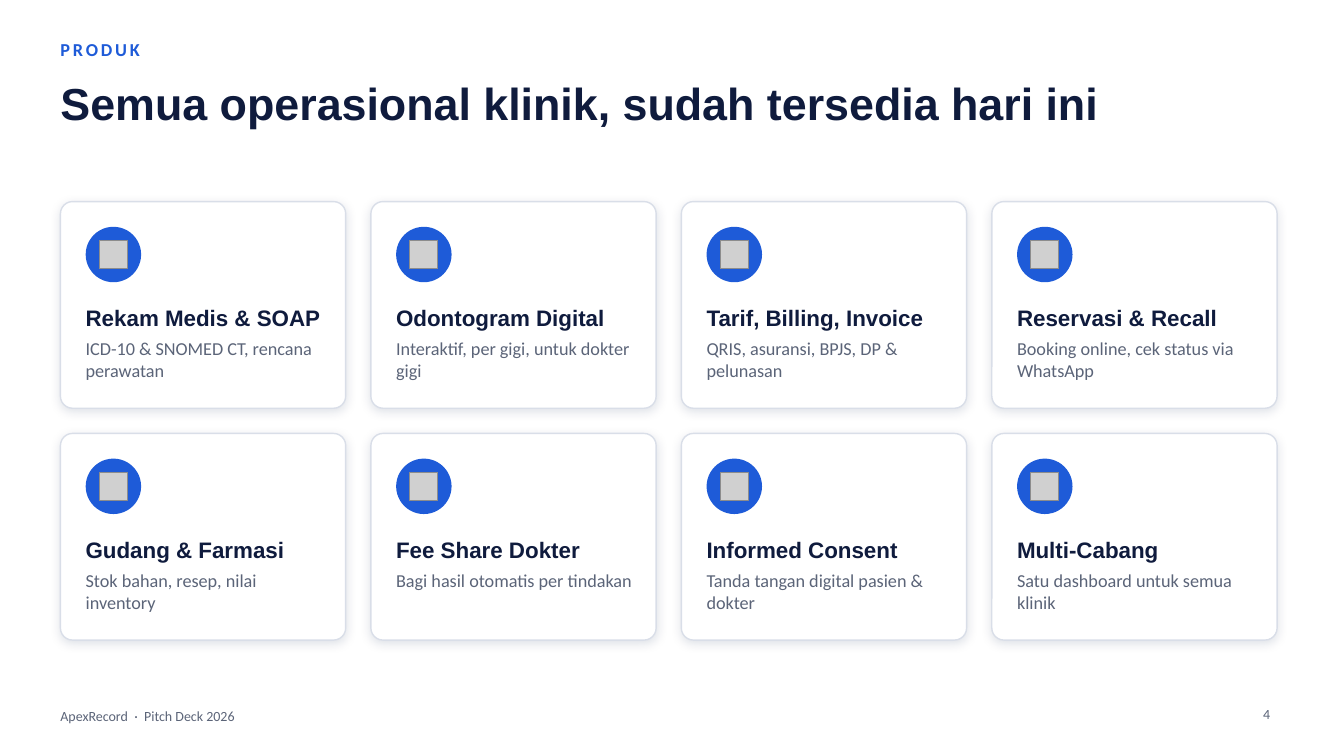
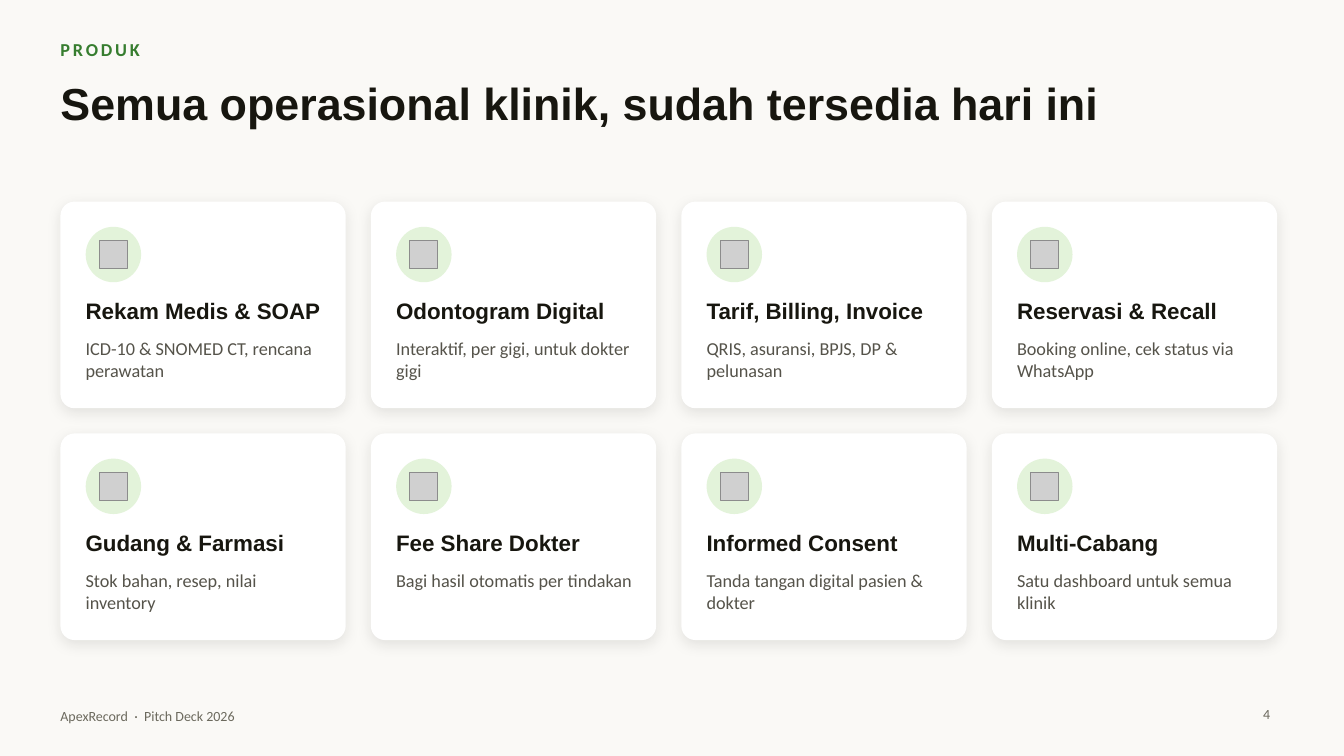
Before and after one commit to fajrulichsanai/apex-record, a slide deck: slide 4 of docs/pitch-deck/ApexRecord-Pitch-Deck.pptx. Drawn at 1344x756 pixels with LibreOffice and Linux fonts; fonts in the diff are those of the drawing; grey boxes stand for pictures. Boxes give left, top, right and bottom in pixels: in the first picture for what was removed or moved away, otherwise in the second. Text is boxed around its words. In the diff, an @@ line names an element or a change of style, - is before the commit and + after.

```diff
--- a/docs/pitch-deck/ApexRecord-Pitch-Deck.pptx
+++ b/docs/pitch-deck/ApexRecord-Pitch-Deck.pptx
@@ background #FFFFFF to #FAF9F6 @@
@@ text "PRODUK" at [60, 44, 139, 56]: text colour #1E5BD8 to #367D2F @@
@@ title "Semua operasional klinik, sudah tersedia ..." at [60, 87, 1098, 129]: text colour #0F1B3D to #17160F @@
@@ outline #D9DEE8 1 pt to none; shadow changed; proportions changed in 8 elements at [60, 202, 346, 408], [371, 202, 656, 408], [682, 202, 967, 408], [992, 202, 1277, 408], [60, 434, 346, 640], [371, 434, 656, 640], [682, 434, 967, 640], [992, 434, 1277, 640] @@
@@ fill #1E5BD8 to #E3F3DA in 8 elements at [86, 227, 141, 282], [396, 227, 452, 282], [707, 227, 762, 282], [1017, 227, 1073, 282], [86, 459, 141, 514], [396, 459, 452, 514], [707, 459, 762, 514], [1017, 459, 1073, 514] @@
@@ text colour #0F1B3D to #17160F; vertical alignment middle to top in 8 elements at [86, 302, 320, 320], [396, 302, 604, 324], [707, 302, 923, 324], [1017, 302, 1217, 320], [86, 534, 284, 556], [396, 534, 580, 552], [707, 534, 897, 552], [1017, 534, 1158, 556] @@
@@ text colour #5B6478 to #55534A in 8 elements at [86, 343, 312, 380], [396, 342, 630, 380], [707, 342, 881, 380], [1017, 342, 1233, 380], [86, 574, 257, 612], [396, 574, 632, 590], [707, 574, 906, 609], [1017, 574, 1232, 609] @@
@@ text "ApexRecord · Pitch Deck 2026" at [60, 711, 234, 723]: text colour #5B6478 to #6B695D @@
@@ page number at [1263, 710, 1270, 719]: text colour #5B6478 to #6B695D @@
```
Also in this commit, not shown: 12 other slides changed, 7 slides added, 3 slides removed.
